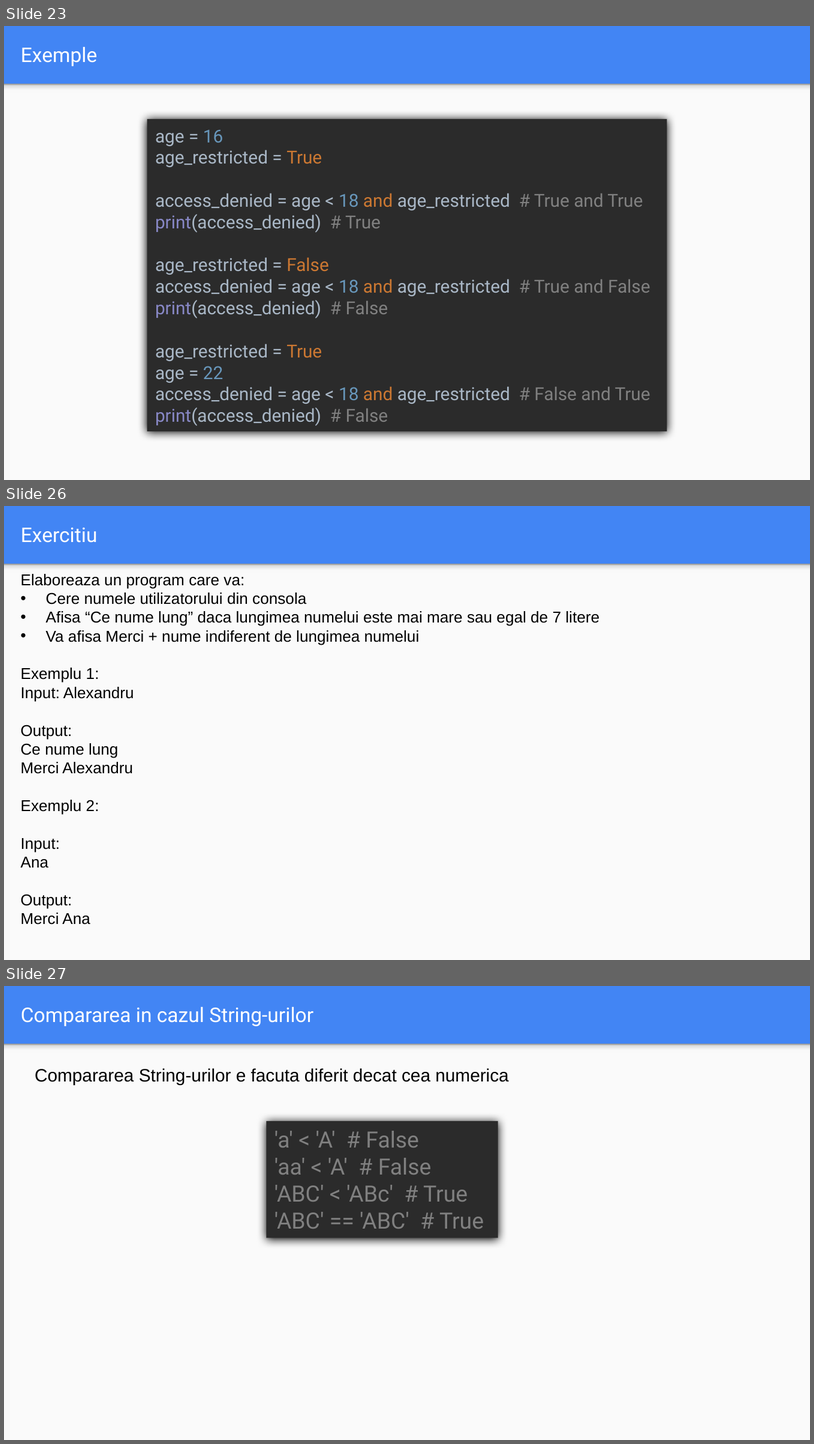
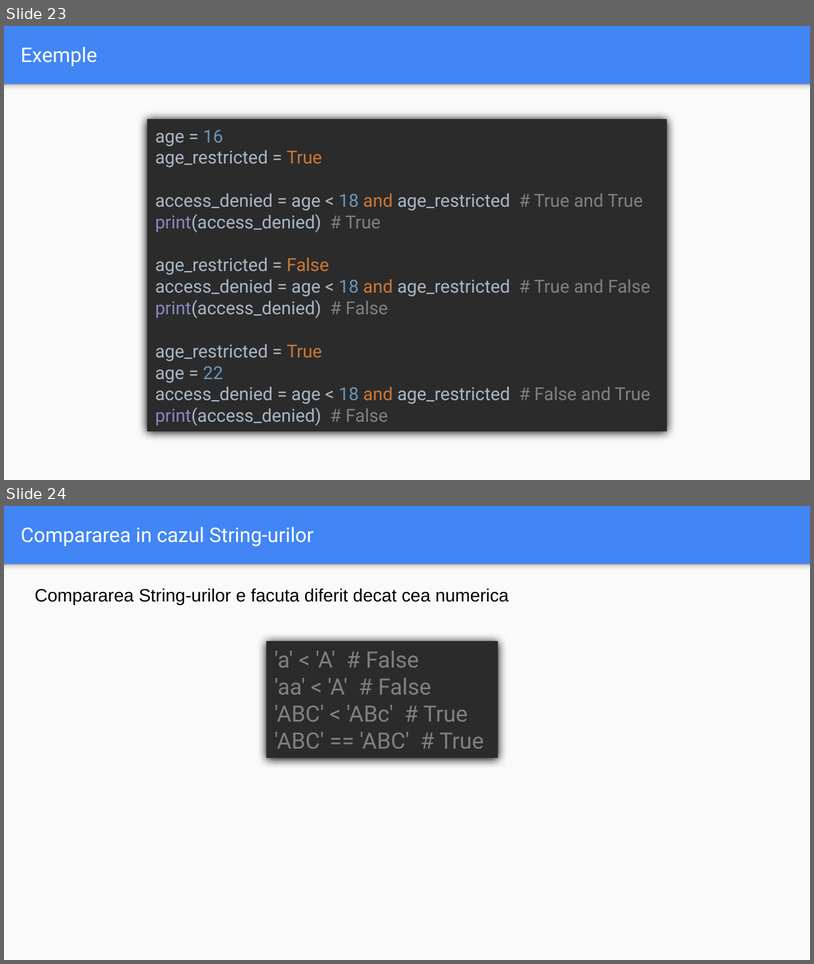
Before and after one commit to mtricolici98/pythonFundamentals, a slide deck: lessons/lesson_two/Seesion 2.pptx. Shown one above the other, each under a label of ours: slides 23, 26 and 27 before the commit, slides 23 and 24 after it; the slides between them are not shown. The pictures are 814x1444 and 814x964 pixels, drawn with LibreOffice and Linux fonts; fonts in the diff are those of the drawing. Boxes give left, top, right and bottom in pixels: in the first picture for what was removed or moved away, otherwise in the second. Text is boxed around its words. In the diff, an @@ line names an element or a change of style, - is before the commit and + after.

```diff
--- a/lessons/lesson_two/Seesion 2.pptx
+++ b/lessons/lesson_two/Seesion 2.pptx
@@ slide 26 removed at [4,506,810,960], background #4285F4; not listed: 2 template elements that a slide beside it also shows @@
@@ title removed at [21,528,98,543] @@
-Exercitiu
@@ text removed at [21,574,600,924] @@
-Elaboreaza un program care va:
-• Cere numele utilizatorului din consola
-• Afisa “Ce nume lung” daca lungimea numelui este mai mare sau egal de 7 litere
-• Va afisa Merci + nume indiferent de lungimea numelui
-Exemplu 1:
-Input: Alexandru
-Output:
-Ce nume lung
-Merci Alexandru
-Exemplu 2:
-Input:
-Ana
-Output:
-Merci Ana
@@ what was slide 27 is now slide 24 @@
```
Also in this commit, not shown: 2 other slides removed.
